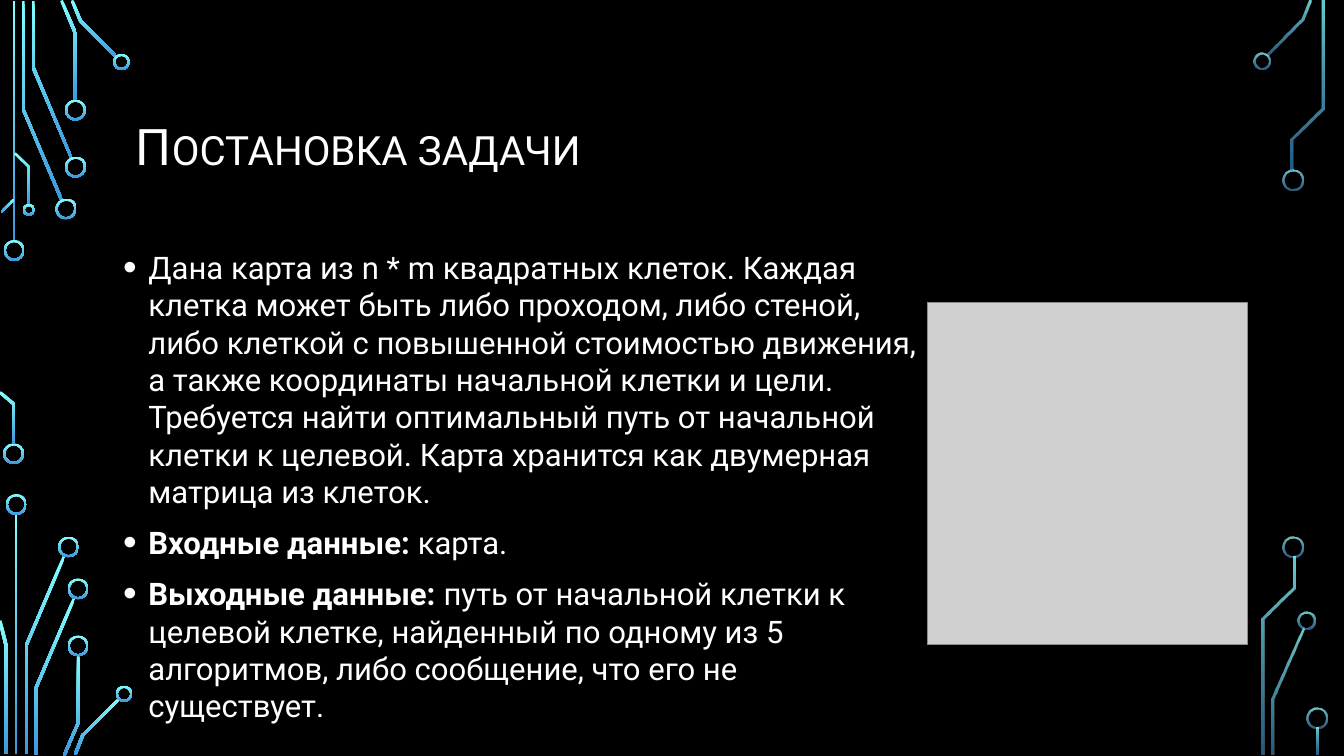
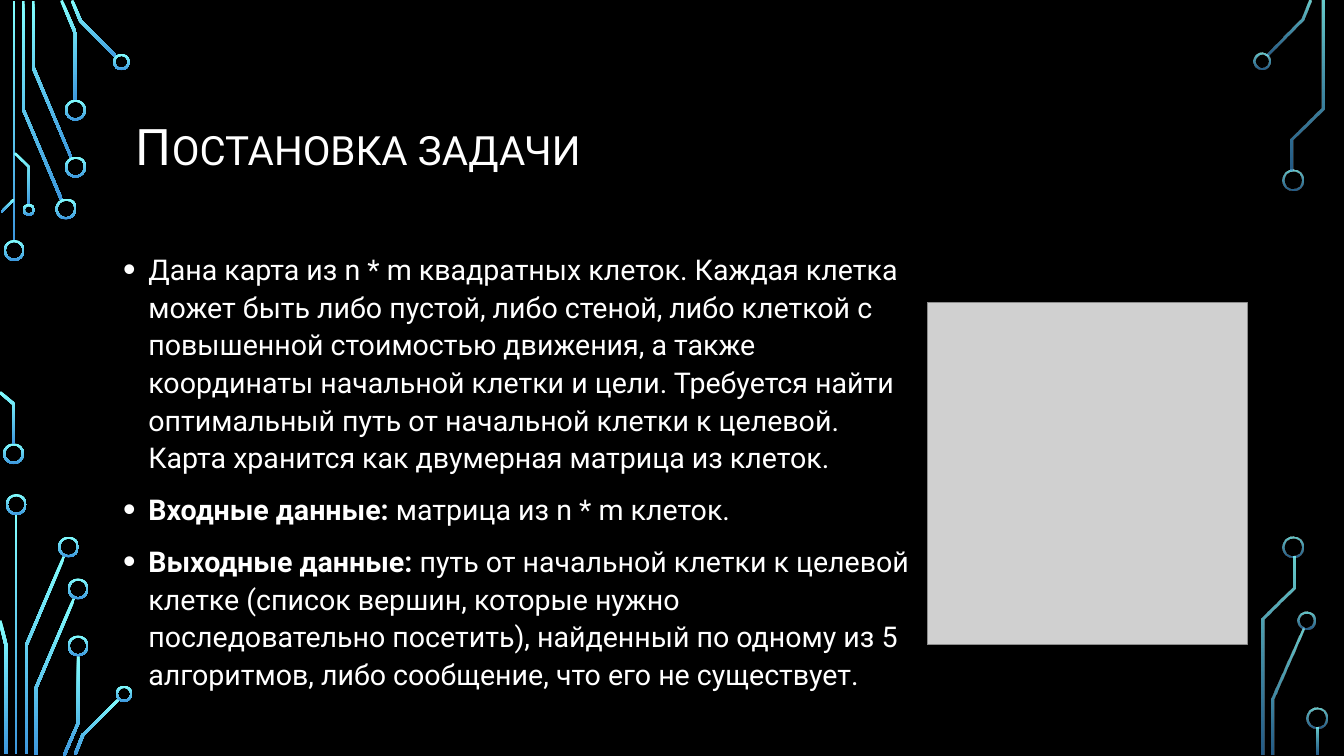
Before and after one commit to FedMam/Pathfinding, a slide deck: slide 2 of Report/Pathfinding (Поиск пути в графе).pptx. Drawn at 1344x756 pixels with LibreOffice and Linux fonts; fonts in the diff are those of the drawing; grey boxes stand for pictures; background and template pictures are left out. Boxes give left, top, right and bottom in pixels: in the first picture for what was removed or moved away, otherwise in the second. Text is boxed around its words. In the diff, an @@ line names an element or a change of style, - is before the commit and + after.

```diff
--- a/Report/Pathfinding (Поиск пути в графе).pptx
+++ b/Report/Pathfinding (Поиск пути в графе).pptx
@@ text at (148, 259, 909, 691): text changed; size 22.2 to 20.4 pt @@
-• Дана карта из n * m квадратных клеток. Каждая клетка может быть либо проходом, либо стеной, либо клеткой с повышенной стоимостью движения, а также координаты начальной клетки и цели. Требуется найти оптимальный путь от начальной клетки к целевой. Карта хранится как двумерная матрица из клеток.
-• Входные данные: карта.
-• Выходные данные: путь от начальной клетки к целевой клетке, найденный по одному из 5 алгоритмов, либо сообщение, что его не существует.
+• Дана карта из n * m квадратных клеток. Каждая клетка может быть либо пустой, либо стеной, либо клеткой с повышенной стоимостью движения, а также координаты начальной клетки и цели. Требуется найти оптимальный путь от начальной клетки к целевой. Карта хранится как двумерная матрица из клеток.
+• Входные данные: матрица из n * m клеток.
+• Выходные данные: путь от начальной клетки к целевой клетке (список вершин, которые нужно последовательно посетить), найденный по одному из 5 алгоритмов, либо сообщение, что его не существует.
```
Also in this commit, not shown: 5 other slides changed, 2 other files.
